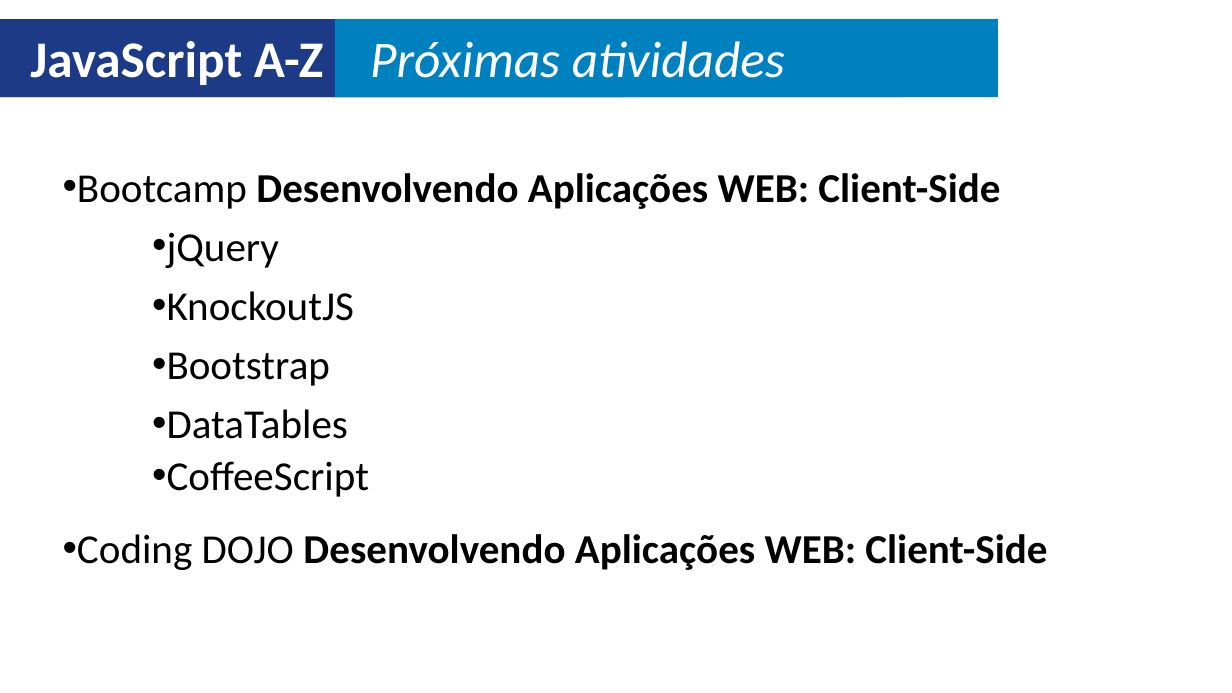
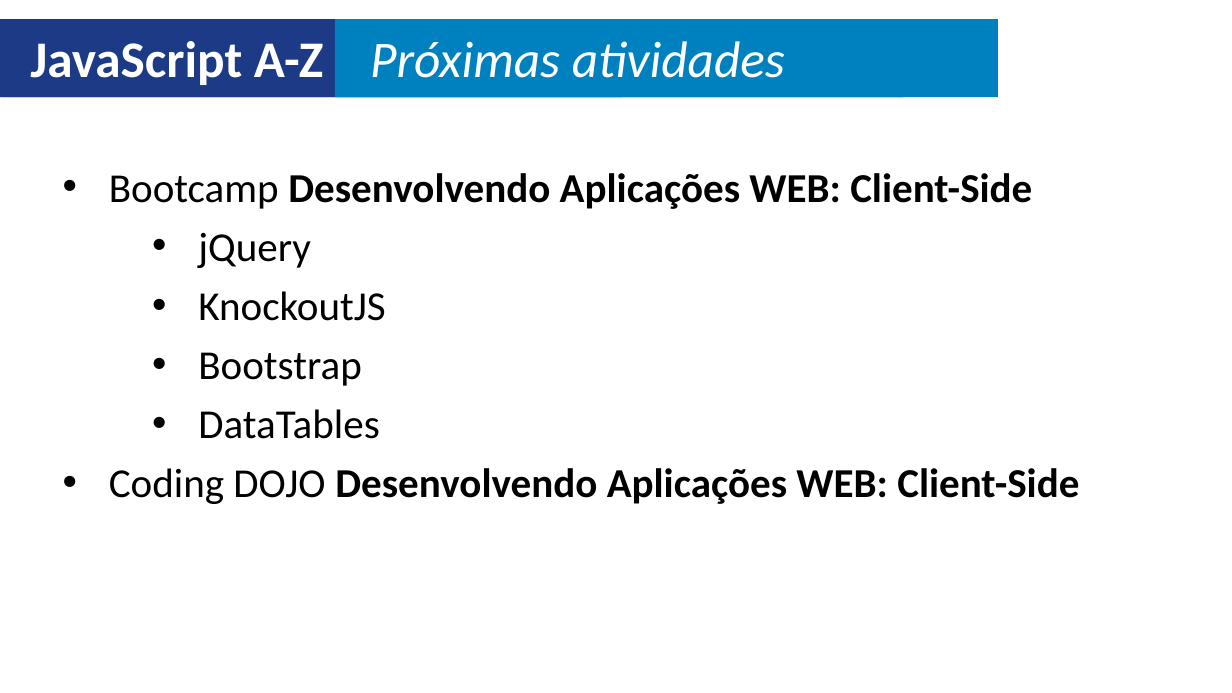
Before and after one commit to ITLab-Academy/Javascript_A_Z, a slide deck: slide 23 of Slides.pptx. Drawn at 1232x693 pixels with LibreOffice and Linux fonts; fonts in the diff are those of the drawing. Boxes give left, top, right and bottom in pixels: in the first picture for what was removed or moved away, otherwise in the second. Text is boxed around its words. In the diff, an @@ line names an element or a change of style, - is before the commit and + after.

```diff
--- a/Slides.pptx
+++ b/Slides.pptx
@@ indent changed in 6 elements at <box>198,232,310,268</box>, <box>198,291,385,321</box>, <box>109,173,1032,209</box>, <box>198,352,361,386</box>, <box>198,409,379,439</box>, <box>109,468,1079,504</box> @@
@@ text "Coding DOJO Desenvolvendo Aplicações WEB: ...": place and size @@
-text "Coding DOJO Desenvolvendo Aplicações WEB: ..." at <box>77,534,1047,570</box>
+text "Coding DOJO Desenvolvendo Aplicações WEB: ..." at <box>109,468,1079,504</box>
@@ text removed at <box>167,461,369,497</box> @@
-• CoffeeScript
```
Also in this commit, not shown: 20 other slides changed, 4 other files.
